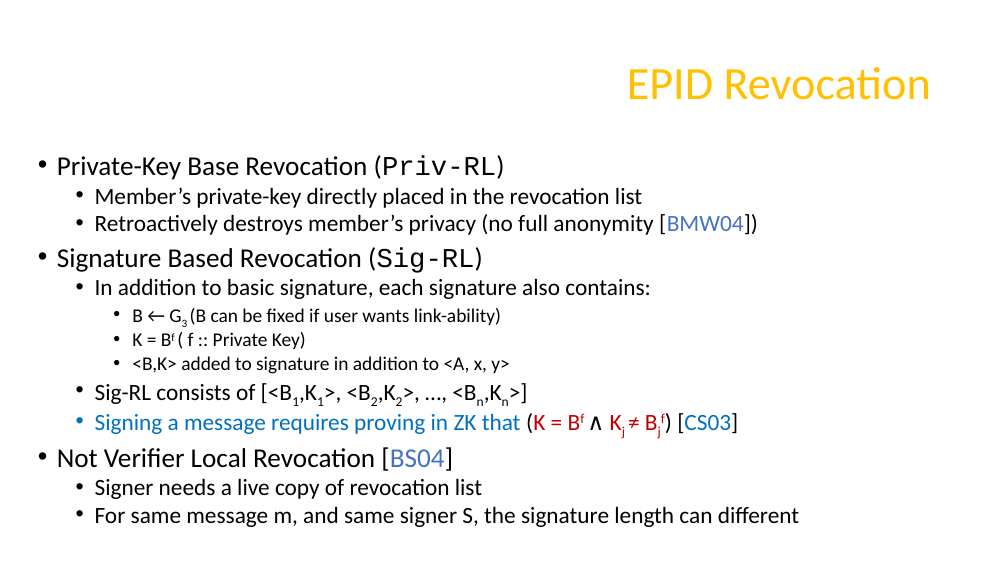
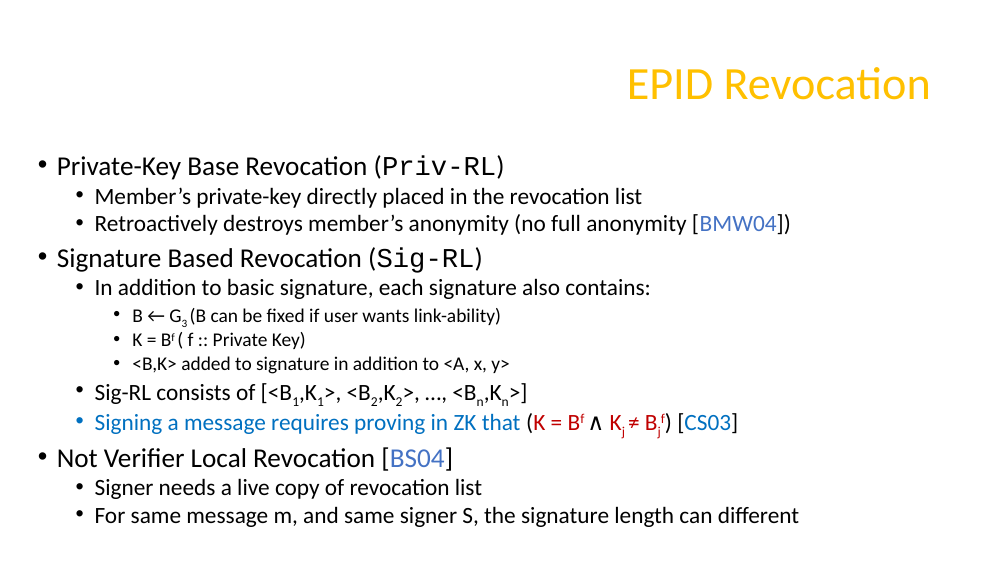
Before and after one commit to axelexic/sgx_remote_attestation_bh_17, a slide deck: slide 11 of presentation/us-17-Swami-SGX-Remote-Attestation-Is-Not-Sufficient.pptx (slide 13 before the commit). Drawn at 1008x567 pixels with LibreOffice and Linux fonts; fonts in the diff are those of the drawing; background and template pictures are left out. Boxes give left, top, right and bottom in pixels: in the first picture for what was removed or moved away, otherwise in the second. Text is boxed around its words. In the diff, an @@ line names an element or a change of style, - is before the commit and + after.

```diff
--- a/presentation/us-17-Swami-SGX-Remote-Attestation-Is-Not-Sufficient.pptx
+++ b/presentation/us-17-Swami-SGX-Remote-Attestation-Is-Not-Sufficient.pptx
@@ text at box(95, 214, 791, 235): text changed @@
-  • Retroactively destroys member’s privacy (no full anonymity [BMW04])
+  • Retroactively destroys member’s anonymity (no full anonymity [BMW04])
```
Also in this commit, not shown: 6 other slides changed, 2 slides added, 1 slide removed.
